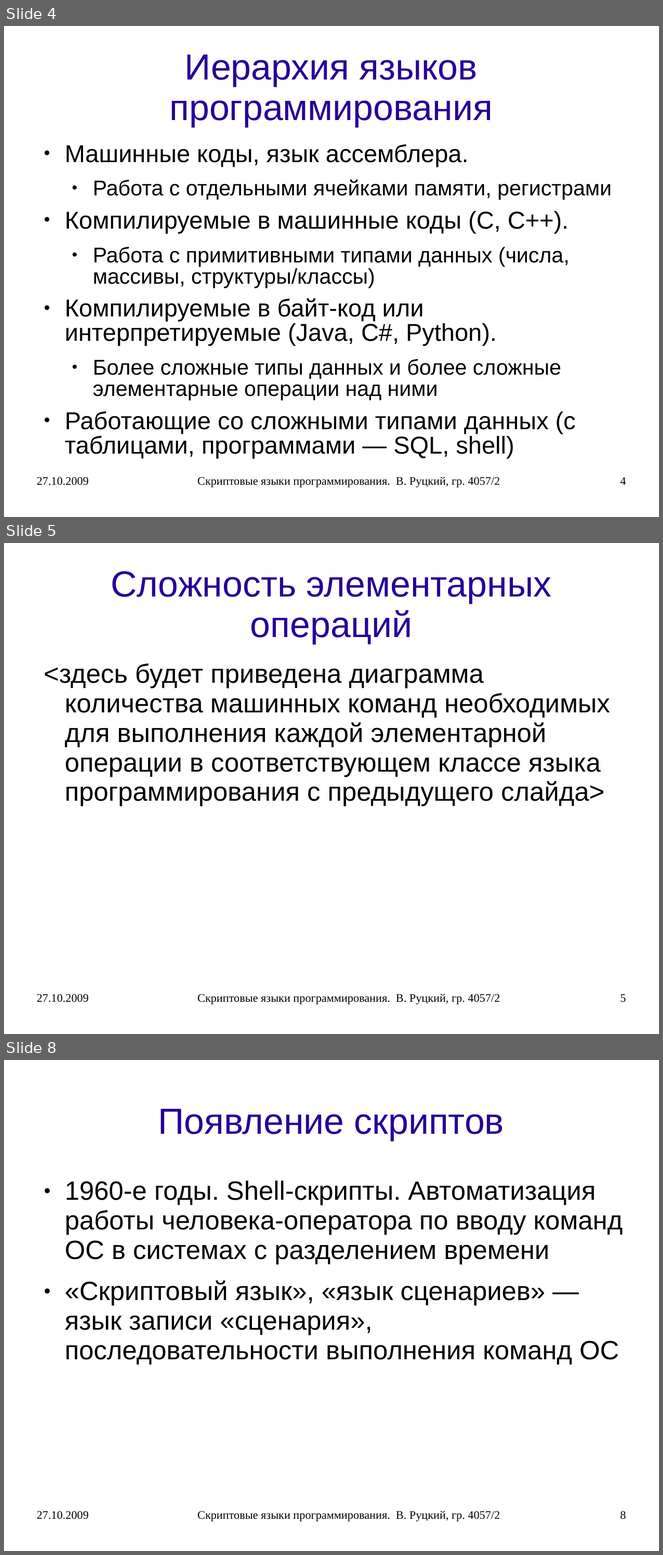
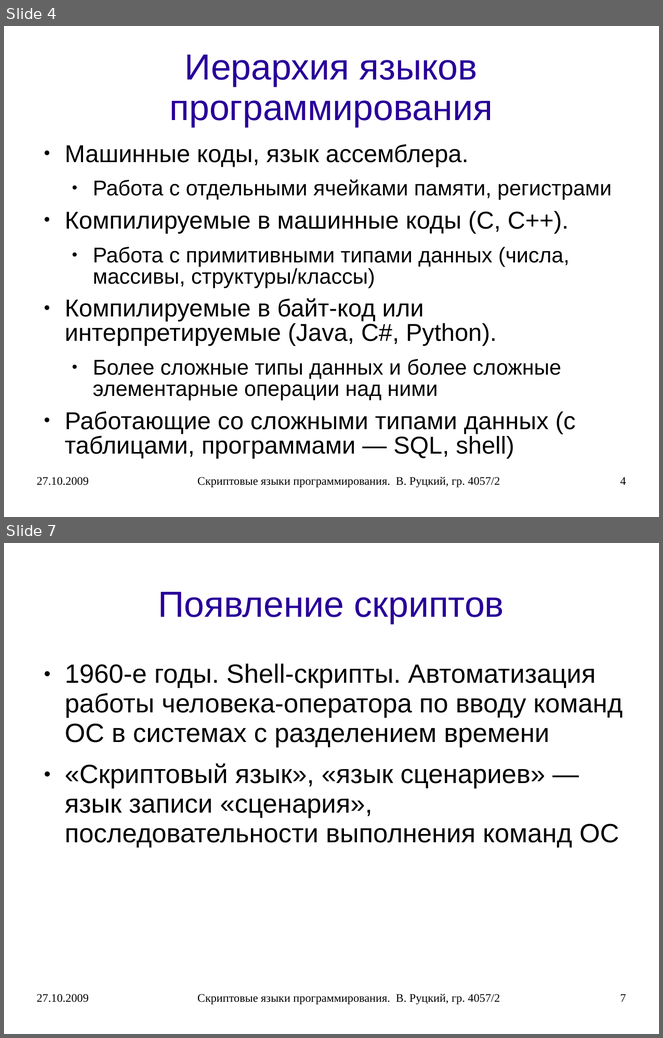
Before and after one commit to rutsky/semester07, a slide deck: Operation_systems/scripting_languages/40572_Rutsky_Scripting_languages.ppt. Shown one above the other, each under a label of ours: slides 4, 5 and 8 before the commit, slides 4 and 7 after it; the slides between them are not shown. The pictures are 663x1555 and 663x1038 pixels, drawn with LibreOffice and Linux fonts; fonts in the diff are those of the drawing. Boxes give left, top, right and bottom in pixels: in the first picture for what was removed or moved away, otherwise in the second. Text is boxed around its words. In the diff, an @@ line names an element or a change of style, - is before the commit and + after.

```diff
--- a/Operation_systems/scripting_languages/40572_Rutsky_Scripting_languages.ppt
+++ b/Operation_systems/scripting_languages/40572_Rutsky_Scripting_languages.ppt
@@ slide 5 removed at (4, 543, 659, 1034), background #FFFFFF @@
@@ title removed at (111, 571, 552, 644) @@
-Сложность элементарных операций
@@ text removed at (44, 664, 610, 807) @@
-<здесь будет приведена диаграмма количества машинных команд необходимых для выполнения каждой элементарной операции в соответствующем классе языка программирования с предыдущего слайда>
@@ text removed at (37, 994, 89, 1003) @@
-27.10.2009
@@ text removed at (197, 994, 500, 1005) @@
-Скриптовые языки программирования. В. Руцкий, гр. 4057/2
@@ page number removed at (620, 994, 626, 1003) @@
-5
@@ what was slide 8 is now slide 7 @@
@@ page number at (620, 994, 626, 1002): text changed @@
-8
+7
```
Also in this commit, not shown: 22 slides changed, 8 slides added, 4 other slides removed, 1 other file.
